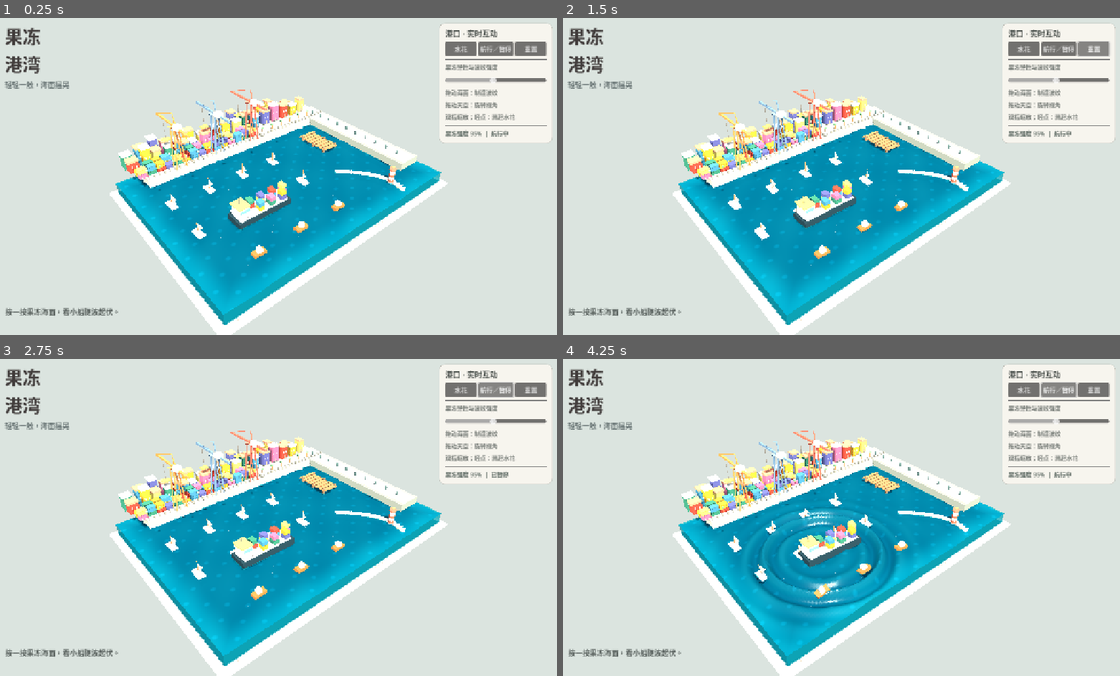
Above: before the commit, frames 1-4 (two rows, left to right).
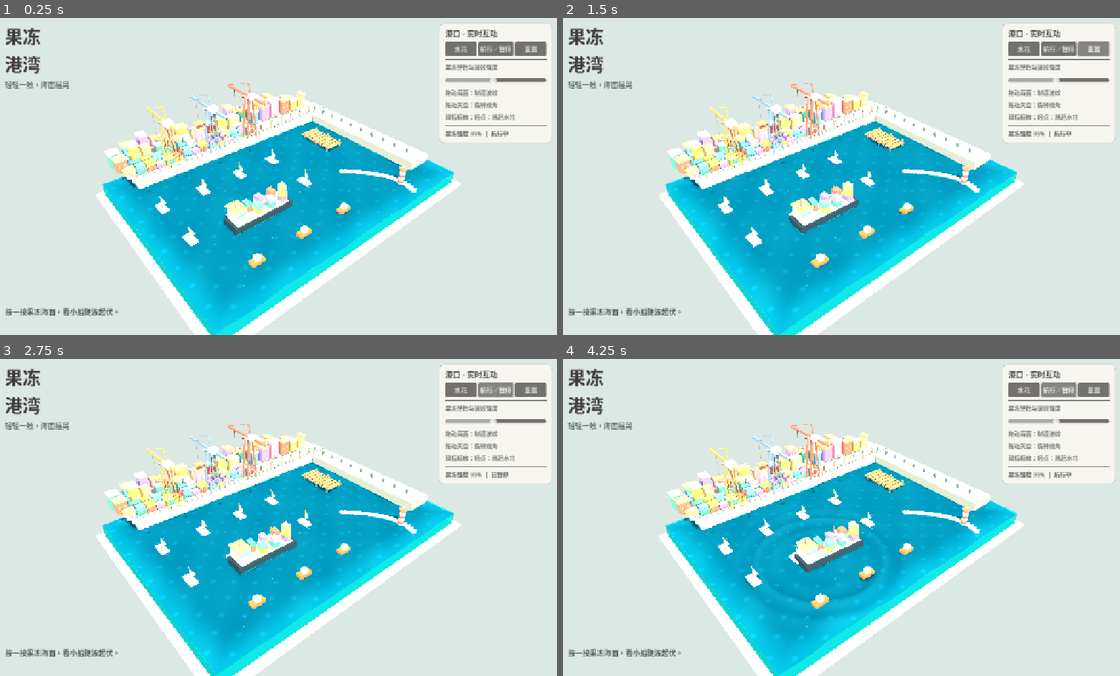
Above: after the commit, the same moments.

Repository: good456123123-a11y/HarborJelly-Android
Game: Godot game, scene res://scenes/main.tscn
Same seed, same stepped clock (60 frames per second), same inputs: the game is played once before the commit and once after it.
Inputs:
- Up to frame 1 (0.25 s): no input
- Up to frame 2 (1.5 s): click "水花" at 0.5 s; click "重置" at 1.25 s
- Up to frame 3 (2.75 s): click "航行／暂停" at 2 s
- Up to frame 4 (4.25 s): click "水花" at 2.75 s; click "航行／暂停" at 3.5 s

The runs differ from the first frame. In frame 1, 16% of the frame differs, in the area x 17-83%, y 20-100%; in frame 2, 16%; in frame 3, 16%; in frame 4, 19%.

Commit message:
Improve jelly touch response and synchronized boat buoyancy

Diff:
--- a/scripts/harbor.gd
+++ b/scripts/harbor.gd
@@ -7,15 +7,15 @@
 const WATER_D = 17.5
 const SEA_LEVEL = 0.19
 const COLORS = [
-    Color("b9483e"), Color("dc9b3b"), Color("d9c464"),
-    Color("397a69"), Color("427e9d"), Color("555b92"), Color("ad6688")
+    Color("d56b58"), Color("e2ad55"), Color("e8cf76"),
+    Color("4f9b84"), Color("619eba"), Color("8375b4"), Color("ce87ab")
 ]
 
 var world: Node3D
 var camera: Camera3D
 var water_material: ShaderMaterial
 var angle := -0.69
-var distance := 29.0
+var distance := 26.8
 var elapsed := 0.0
 var impulse_slot := 0
 var last_splash := -1.0
@@ -23,6 +23,9 @@
 var floaters: Array[Node3D] = []
 var touches := {}
 var touch_water := {}
+var press_targets := {}
+var finger_a := Vector4(100.0, 100.0, 0.0, 0.0)
+var finger_b := Vector4(100.0, 100.0, 0.0, 0.0)
 var mouse_water_drag := false
 var splash_impulses: Array[Vector4] = [
     Vector4(100.0, 100.0, -100.0, 0.0),
@@ -46,6 +49,7 @@
 func _process(delta: float) -> void:
     elapsed += delta
     water_material.set_shader_parameter("clock", elapsed)
+    _update_pressing(delta)
     # All floating boats sample the same wave function used by the water shader.
     # Surface height, pitch and roll therefore respond to actual finger ripples.
     for item in floaters:
@@ -61,15 +65,52 @@
         hud_info.text = "果冻强度 %.0f%%  |  %s" % [wobble_strength * 100.0, "航行中" if sailing else "已暂停"]
 
 
+func _update_pressing(delta: float) -> void:
+    # Keep the contact dimple present while held, then ease it away on release.
+    # Sending two active contacts keeps the GPU surface and CPU buoyancy in sync.
+    var points: Array = press_targets.values()
+    var response := clampf(delta * 10.5, 0.0, 1.0)
+    if points.size() > 0:
+        var a: Vector2 = points[0]
+        finger_a.x = a.x
+        finger_a.y = a.y
+        finger_a.z = lerpf(finger_a.z, 1.0, response)
+    else:
+        finger_a.z = lerpf(finger_a.z, 0.0, response)
+    if points.size() > 1:
+        var b: Vector2 = points[1]
+        finger_b.x = b.x
+        finger_b.y = b.y
+        finger_b.z = lerpf(finger_b.z, 1.0, response)
+    else:
+        finger_b.z = lerpf(finger_b.z, 0.0, response)
+    water_material.set_shader_parameter("finger_a", finger_a)
+    water_material.set_shader_parameter("finger_b", finger_b)
+
+
+func _finger_height(point: Vector2, finger: Vector4) -> float:
+    if finger.z < 0.001:
+        return 0.0
+    var r: float = point.distance_to(Vector2(finger.x, finger.y))
+    var core: float = exp(-0.5 * pow(r / 1.32, 2.0))
+    var shoulder: float = exp(-0.5 * pow((r - 2.15) / 0.82, 2.0))
+    return finger.z * (-0.24 * core + 0.046 * shoulder)
+
+
 func _water_height_at(point: Vector2) -> float:
-    var h := 0.062 * sin(point.x * 0.85 + elapsed * 1.05) * cos(point.y * 0.72 - elapsed * 0.68)
-    h += 0.030 * sin((point.x + point.y) * 1.7 - elapsed * 1.25)
+    # Mirror the shader formula so boats truly follow the displaced surface.
+    var h := 0.030 * sin(point.x * 0.85 + elapsed * 0.9) * cos(point.y * 0.72 - elapsed * 0.62)
+    h += 0.016 * sin((point.x + point.y) * 1.65 - elapsed * 0.94)
+    h += _finger_height(point, finger_a) + _finger_height(point, finger_b)
     for hit in splash_impulses:
         var age: float = elapsed - hit.z
-        if age >= 0.0 and age <= 6.5:
+        if age >= 0.0 and age <= 5.0:
             var r: float = point.distance_to(Vector2(hit.x, hit.y))
-            var front: float = r - age * 3.3
-            h += hit.w * cos(front * 4.2) * exp(-abs(front) * 0.83) * exp(-age * 0.36)
+            var front: float = r - age * 2.45
+            var band: float = exp(-0.5 * pow(front / 0.80, 2.0))
+            var ring: float = sin(front * 2.65) * band * exp(-age * 0.74)
+            var soft_center: float = -0.44 * exp(-0.5 * pow(r / 0.96, 2.0)) * exp(-age * 2.2)
+            h += hit.w * (ring + soft_center)
     return wobble_strength * h
 
 
@@ -93,15 +134,15 @@
     var environment := WorldEnvironment.new()
     environment.environment = Environment.new()
     environment.environment.background_mode = Environment.BG_COLOR
-    environment.environment.background_color = Color("dbe4df")
+    environment.environment.background_color = Color("dce8e3")
     environment.environment.ambient_light_source = Environment.AMBIENT_SOURCE_COLOR
     environment.environment.ambient_light_color = Color("ffffff")
-    environment.environment.ambient_light_energy = 0.42
+    environment.environment.ambient_light_energy = 0.55
     environment.environment.tonemap_mode = Environment.TONE_MAPPER_FILMIC
     add_child(environment)
     var sun := DirectionalLight3D.new()
     sun.rotation_degrees = Vector3(-55.0, -29.0, 0.0)
-    sun.light_energy = 0.93
+    sun.light_energy = 0.99
     sun.light_color = Color("ffedce")
     sun.shadow_enabled = true
     add_child(sun)
@@ -123,9 +164,9 @@
 
 func _build_jelly() -> void:
     _box(world, Vector3(0, -0.9, 0), Vector3(WATER_W + 0.3, 0.12, WATER_D + 0.3), Color("d4cbbd"))
-    var jelly := _box(world, Vector3(0, -0.31, 0), Vector3(WATER_W, 1.10, WATER_D), Color(0.02, 0.43, 0.50, 0.72), 0.13, 0.12)
+    var jelly := _box(world, Vector3(0, -0.31, 0), Vector3(WATER_W, 1.10, WATER_D), Color(0.035, 0.51, 0.53, 0.78), 0.26, 0.05)
     jelly.name = "TranslucentJellyBlock"
-    _box(world, Vector3(0, -0.76, 0), Vector3(WATER_W - 0.1, 0.13, WATER_D - 0.1), Color("185265"), 0.6)
+    _box(world, Vector3(0, -0.76, 0), Vector3(WATER_W - 0.1, 0.13, WATER_D - 0.1), Color("217486"), 0.6)
     var mesh := PlaneMesh.new()
     mesh.size = Vector2(WATER_W - 0.04, WATER_D - 0.04)
     mesh.subdivide_width = 120
@@ -144,7 +185,7 @@
 
 func _build_quays() -> void:
     # Rear shoreline (pastel old town) and harbour cargo apron.
-    _box(world, Vector3(0.8, 0.52, -8.25), Vector3(21.4, 0.82, 4.2), Color("a7aa9e"))
+    _box(world, Vector3(0.8, 0.52, -8.25), Vector3(21.4, 0.82, 4.2), Color("b8b7ac"))
     _box(world, Vector3(0.8, 0.98, -7.16), Vector3(21.4, 0.13, 1.37), Color("d1c0a6"))
     _box(world, Vector3(10.55, 0.57, -1.15), Vector3(2.40, 0.76, 14.65), Color("858f8a"))
     _box(world, Vector3(10.42, 0.98, -1.15), Vector3(1.85, 0.10, 14.65), Color("bbb3a3"))
@@ -416,7 +457,7 @@
 
 func _horn() -> void:
     horn_count += 1
-    _splash(Vector2(-4.4, 2.45), 0.9)
+    _splash(Vector2(-4.4, 2.45), 0.21)
     # Visual horn pulse without external audio; an original recording can be added later.
     if is_instance_valid(freighter):
         var puff := _sphere(world, freighter.position + Vector3(-1.9, 2.2, 0.0), Vector3(0.16, 0.16, 0.16), Color("f6f1e3"))
@@ -429,14 +470,19 @@
 
 func _reset() -> void:
     angle = -0.69
-    distance = 29.0
+    distance = 26.8
     sailing = true
     _update_camera()
+    press_targets.clear()
+    finger_a.z = 0.0
+    finger_b.z = 0.0
+    water_material.set_shader_parameter("finger_a", finger_a)
+    water_material.set_shader_parameter("finger_b", finger_b)
     for i in range(splash_impulses.size()):
         splash_impulses[i] = Vector4(100.0, 100.0, -100.0, 0.0)
         water_material.set_shader_parameter(["hit_a", "hit_b", "hit_c", "hit_d"][i], splash_impulses[i])
 
-func _splash(point: Vector2, force: float = 0.58) -> void:
+func _splash(point: Vector2, force: float = 0.15) -> void:
     var slot: int = impulse_slot % splash_impulses.size()
     var key: String = ["hit_a", "hit_b", "hit_c", "hit_d"][slot]
     impulse_slot += 1
@@ -465,8 +511,12 @@
             var hit = _water_hit(e.position)
             touch_water[e.index] = hit != null
             if hit != null:
-                _splash(hit, 0.74)
+                press_targets[e.index] = hit
+                _splash(hit, 0.12)
         else:
+            if press_targets.has(e.index):
+                _splash(press_targets[e.index], 0.14)
+                press_targets.erase(e.index)
             touches.erase(e.index)
             touch_water.erase(e.index)
     elif event is InputEventScreenDrag:
@@ -479,38 +529,55 @@
             var old_distance := (a - b).length()
             var old_a := a - drag.relative if ids[0] == drag.index else a
             var old_b := b - drag.relative if ids[1] == drag.index else b
-            distance = clampf(distance - (old_distance - (old_a - old_b).length()) * 0.023, 19.5, 46.0)
+            distance = clampf(distance - (old_distance - (old_a - old_b).length()) * 0.023, 18.5, 44.0)
             _update_camera()
         elif bool(touch_water.get(drag.index, false)):
             var hit = _water_hit(drag.position)
-            if hit != null and elapsed - last_splash > 0.07:
-                var force := clampf(drag.relative.length() * 0.023, 0.18, 0.85)
-                _splash(hit, force)
+            if hit != null:
+                press_targets[drag.index] = hit
+                if elapsed - last_splash > 0.14:
+                    var force := clampf(drag.relative.length() * 0.007, 0.035, 0.18)
+                    _splash(hit, force)
+            else:
+                press_targets.erase(drag.index)
         else:
             angle -= drag.relative.x * 0.0045
             _update_camera()
     elif event is InputEventMouseButton:
+        # Android synthesizes mouse events from touch; prevent double waves.
+        if OS.has_feature("mobile"):
+            return
         var mouse := event as InputEventMouseButton
         if mouse.button_index == MOUSE_BUTTON_LEFT:
             if mouse.pressed:
                 var hit = _water_hit(mouse.position)
                 mouse_water_drag = hit != null
                 if hit != null:
-                    _splash(hit, 0.74)
+                    press_targets[-1] = hit
+                    _splash(hit, 0.12)
             else:
+                if press_targets.has(-1):
+                    _splash(press_targets[-1], 0.14)
+                    press_targets.erase(-1)
                 mouse_water_drag = false
         elif mouse.pressed and mouse.button_index == MOUSE_BUTTON_WHEEL_UP:
-            distance = clampf(distance - 1.5, 19.5, 46.0)
+            distance = clampf(distance - 1.5, 18.5, 44.0)
             _update_camera()
         elif mouse.pressed and mouse.button_index == MOUSE_BUTTON_WHEEL_DOWN:
-            distance = clampf(distance + 1.5, 19.5, 46.0)
+            distance = clampf(distance + 1.5, 18.5, 44.0)
             _update_camera()
     elif event is InputEventMouseMotion and Input.is_mouse_button_pressed(MOUSE_BUTTON_LEFT):
+        if OS.has_feature("mobile"):
+            return
         var motion := event as InputEventMouseMotion
         if mouse_water_drag:
             var hit = _water_hit(motion.position)
-            if hit != null and elapsed - last_splash > 0.07:
-                _splash(hit, clampf(motion.relative.length() * 0.023, 0.18, 0.85))
+            if hit != null:
+                press_targets[-1] = hit
+                if elapsed - last_splash > 0.14:
+                    _splash(hit, clampf(motion.relative.length() * 0.007, 0.035, 0.18))
+            else:
+                press_targets.erase(-1)
         else:
             angle -= motion.relative.x * 0.0045
             _update_camera()
